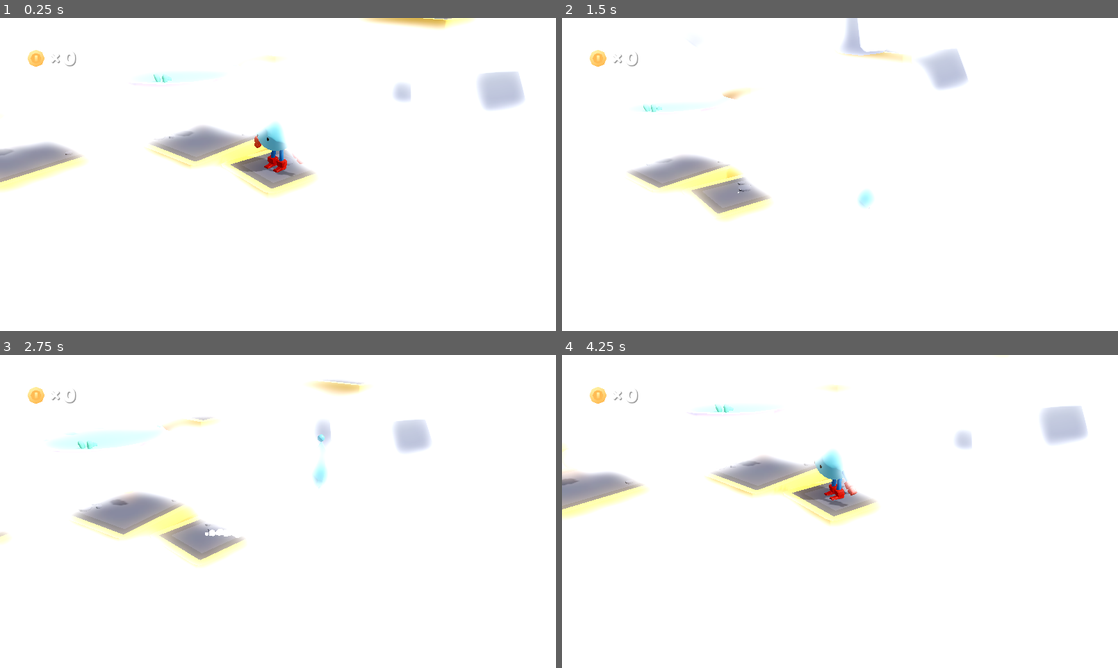
Above: before the commit, frames 1-4 (two rows, left to right).
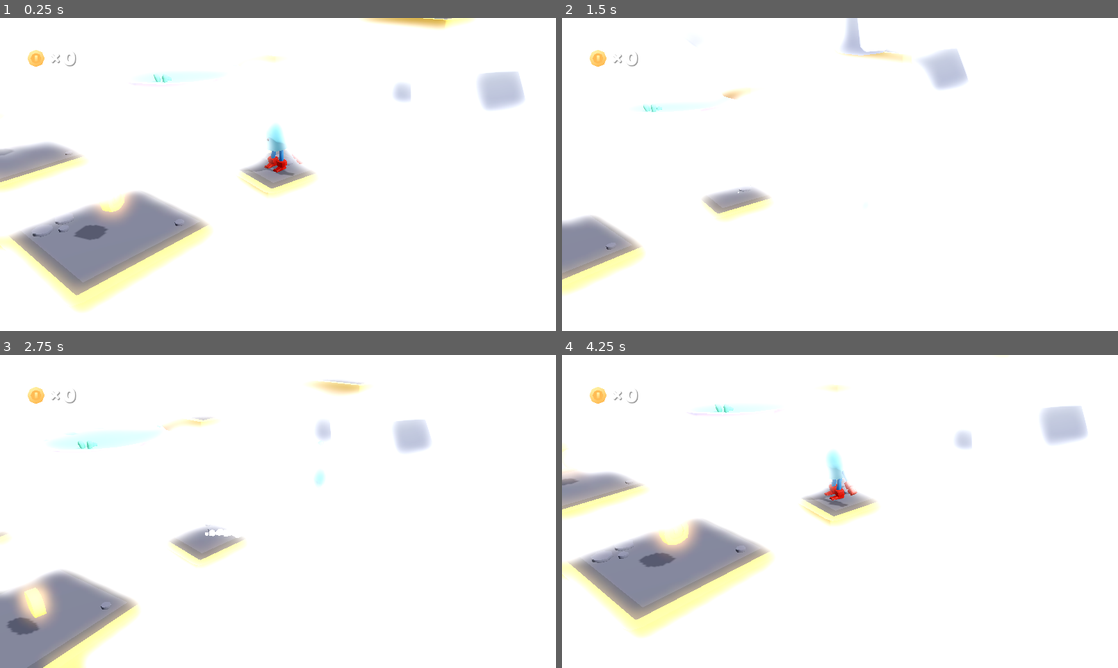
Above: after the commit, the same moments.

Repository: adriano-sudario/JosephLittleDrop
Game: Godot game, scene res://scenes/main.tscn
The game is run twice, just before and just after one commit, with the same random seed, the same clock (stepped at 60 frames per second) and the same inputs.
Inputs:
- Up to frame 1 (0.25 s): no input
- Up to frame 2 (1.5 s): hold D (move_right) 0.53-1.28 s; tap Space (jump) at 0.6, 0.77, 1.07 s; hold S (move_back) from 1.28 s (still down); tap Down (camera_down) at 1.35 s
- Up to frame 3 (2.75 s): tap Space (jump) at 1.52, 1.55, 1.82, 2.3 s; release S (move_back) at 2.03 s; hold D (move_right) from 2.03 s (still down); tap Left (camera_left) at 2.1 s
- Up to frame 4 (4.25 s): release D (move_right) at 2.78 s; hold W (move_forward) 2.78-3.53 s; tap Right (camera_right) at 2.85 s; tap Space (jump) at 3.02, 3.05, 3.32, 3.77, 3.8, 4.07 s; hold A (move_left) from 3.53 s (still down); tap Up (camera_up) at 3.6 s

The runs differ from the first frame. In frame 1, 10% of the frame differs, in the area x 0-55%, y 34-94%; in frame 2, 4.6%; in frame 3, 8.4%; in frame 4, 10%.

Commit message:
evaporation logic + some refactoring

Diff:
--- a/objects/coin.gd
+++ b/objects/coin.gd
@@ -1,11 +1,12 @@
 extends Area3D
 
 var time := 0.0
+var value := 0.05
 var grabbed := false
 
 func _on_body_entered(body):
 	if body.has_method("collect_coin") and !grabbed:
-		body.collect_coin()
+		body.collect_coin(value)
 		Audio.play("res://sounds/coin.ogg")
 		$Mesh.queue_free()
 		$Particles.emitting = false
--- a/objects/player.gd
+++ b/objects/player.gd
@@ -10,12 +10,16 @@
 @export var running_speed_multiplier = 1.75
 @export var jump_strength = 7
 @export var maximum_jumps = 2
+@export var evaporation_rate = 0.05
+@export var initial_scale := 0.4
+@export var minimum_scale := 0.1
 
 @onready var particles_trail = $ParticlesTrail
 @onready var sound_footsteps = $SoundFootsteps
 @onready var model = $Character
 @onready var animation = $Character/AnimationPlayer
 
+var current_scale := initial_scale
 var movement_velocity: Vector3
 var rotation_direction: float
 var gravity := 0.0
@@ -24,32 +28,50 @@
 var jumps_count := 0
 var coins := 0
 
+func _ready():
+	model.scale = Vector3(initial_scale, initial_scale, initial_scale)
+
 func _physics_process(delta):
 	handle_controls(delta)
 	handle_gravity(delta)
 	handle_effects()
+	handle_movement(delta)
+	handle_evaporation(delta)
+	handle_death()
 
+func handle_death():
+	if position.y < -10 or current_scale < minimum_scale:
+		get_tree().reload_current_scene()
+
+func handle_movement(delta):
 	var applied_velocity: Vector3
 	applied_velocity = velocity.lerp(movement_velocity, delta * 10)
 	applied_velocity.y = -gravity
 	velocity = applied_velocity
+
 	move_and_slide()
+	handle_movement_rotation(delta)
+	handle_landing()
 
+	was_on_floor = is_on_floor()
+
+func handle_movement_rotation(delta):
 	if Vector2(velocity.z, velocity.x).length() > 0:
 		rotation_direction = Vector2(velocity.z, velocity.x).angle()
 
 	rotation.y = lerp_angle(rotation.y, rotation_direction, delta * 10)
 
-	if position.y < -10:
-		get_tree().reload_current_scene()
+func handle_evaporation(delta):
+	current_scale -= evaporation_rate * delta
+	maintain_current_scale(delta)
 
-	model.scale = model.scale.lerp(Vector3(1, 1, 1), delta * 10)
+func maintain_current_scale(delta):
+	model.scale = model.scale.lerp(Vector3(current_scale, current_scale, current_scale), delta * 10)
 
+func handle_landing():
 	if is_on_floor() and gravity > 2 and !was_on_floor:
-		model.scale = Vector3(1.25, 0.75, 1.25)
+		model.scale = Vector3(current_scale * 1.25, current_scale * 0.75, current_scale * 1.25)
 		Audio.play("res://sounds/land.ogg")
-
-	was_on_floor = is_on_floor()
 
 func handle_effects():
 	particles_trail.emitting = false
@@ -89,7 +111,7 @@
 
 func jump():
 	gravity = -jump_strength
-	model.scale = Vector3(0.5, 1.5, 0.5)
+	model.scale = Vector3(current_scale * 0.5, current_scale * 1.5, current_scale * 0.5)
 	jumps_count += 1
 
 func handle_gravity(delta):
@@ -99,6 +121,8 @@
 		jumps_count = 0
 		gravity = 0
 
-func collect_coin():
+func collect_coin(value):
 	coins += 1
 	coin_collected.emit(coins)
+	model.scale = Vector3(current_scale * 1.25, current_scale * 0.75, current_scale * 0.75)
+	current_scale += value
--- a/objects/player.tscn
+++ b/objects/player.tscn
@@ -34,7 +34,6 @@
 [node name="Character" parent="." instance=ExtResource("2_tqn5g")]
 
 [node name="Skeleton3D" parent="Character/metarig" index="0"]
-transform = Transform3D(0.4, 0, 0, 0, 0.4, 0, 0, 0, 0.4, 0, 0, 0)
 bones/0/position = Vector3(0.00476349, 1.47964, -0.035538)
 bones/0/rotation = Quaternion(-0.0544476, 1.19032e-07, -6.49065e-09, 0.998517)
 bones/6/rotation = Quaternion(-0.0937119, -0.000174226, -0.0018497, 0.995598)
--- a/scenes/main.tscn
+++ b/scenes/main.tscn
@@ -53,7 +53,7 @@
 transform = Transform3D(0.966237, 0, -0.257656, 0, 1, 0, 0.257656, 0, 0.966237, -3, 3, -5)
 
 [node name="platform-medium" parent="World" instance=ExtResource("7_ixpj3")]
-transform = Transform3D(0.996134, 0, 0.0878512, 0, 1, 0, -0.0878512, 0, 0.996134, -3, 0, 0)
+transform = Transform3D(0.996134, 0, 0.0878512, 0, 1, 0, -0.0878512, 0, 0.996134, -0.279221, 0, 3.89167)
 
 [node name="platform-medium2" parent="World" instance=ExtResource("7_ixpj3")]
 transform = Transform3D(0.995121, 0, 0.0986598, 0, 1, 0, -0.0986598, 0, 0.995121, -5, 0, 4)
@@ -80,7 +80,7 @@
 transform = Transform3D(0.707107, 0, -0.707107, 0, 1, 0, 0.707107, 0, 0.707107, 0, 3.48077, -6)
 
 [node name="coin" parent="World" instance=ExtResource("10_fwhys")]
-transform = Transform3D(1, 0, 0, 0, 1, 0, 0, 0, 1, -3, 0.635, 0)
+transform = Transform3D(1, 0, 0, 0, 1, 0, 0, 0, 1, 0.226232, 0.635, 3.98308)
 
 [node name="coin10" parent="World" instance=ExtResource("10_fwhys")]
 transform = Transform3D(1, 0, 0, 0, 1, 0, 0, 0, 1, -5, 0.635, 4)
